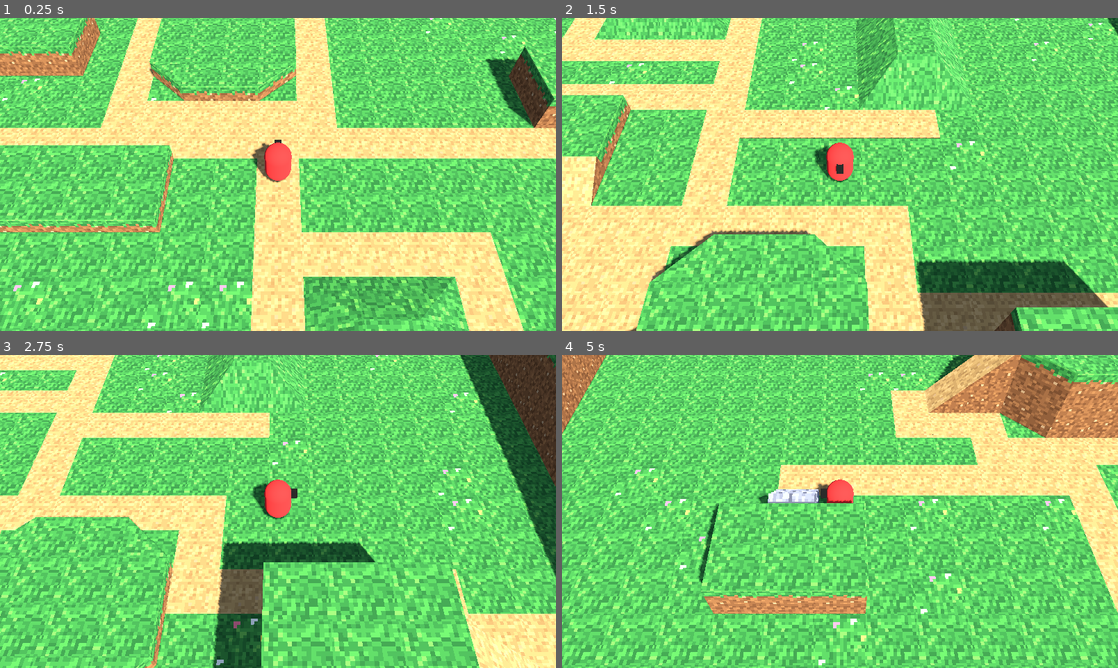
Above: before the commit, frames 1-4 (two rows, left to right).
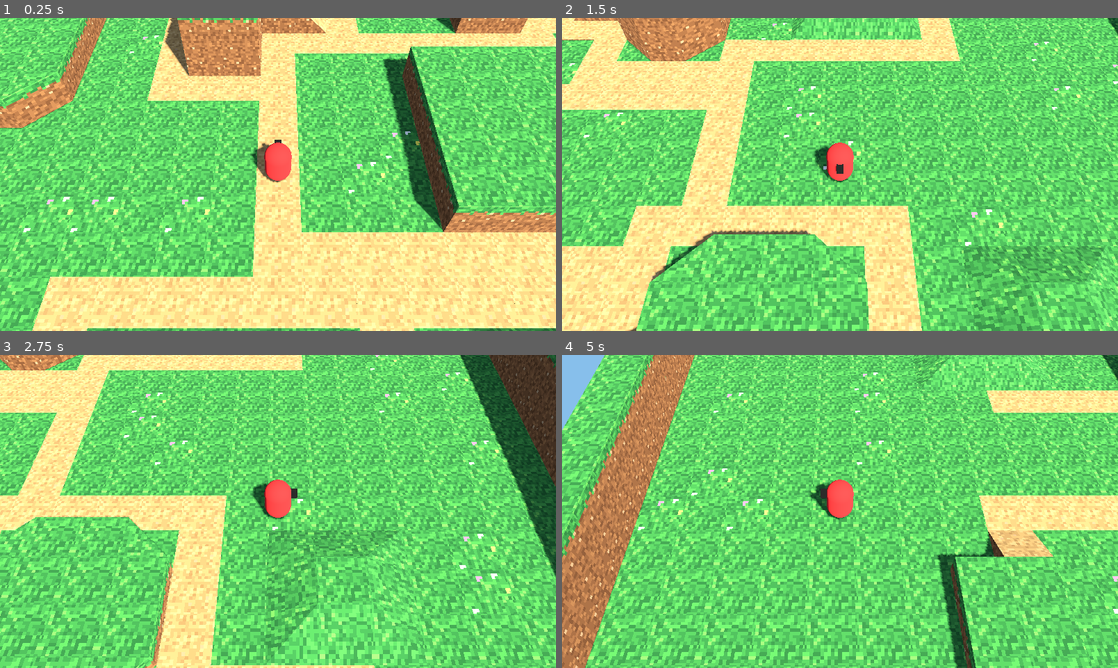
Above: after the commit, the same moments.

Repository: grimechristopher/procedural-game
Game: Godot game, scene res://scenes/main.tscn
Two runs of this game, one before a commit and one after it. Both use one fixed random seed, a clock stepped at 60 frames per second and the inputs below.
Inputs:
- Up to frame 1 (0.25 s): no input
- Up to frame 2 (1.5 s): tap Enter at 0.5 s; hold D (move_right) 0.53-1.28 s; hold R (regenerate) 0.53-1.28 s; hold S (move_down) from 1.28 s (still down); tap Shift (run) at 1.35 s
- Up to frame 3 (2.75 s): release S (move_down) at 2.03 s; hold D (move_right) from 2.03 s (still down); tap X at 2.1 s
- Up to frame 4 (5 s): release D (move_right) at 2.78 s; hold W (move_up) 2.78-3.53 s; tap R (regenerate) at 2.85 s; hold Shift (run) 3.53-4.28 s; hold A (move_left) from 3.53 s (still down); tap X at 4.35 s

The runs differ from the first frame. In frame 1, 60% of the frame differs, in the area x 0-100%, y 0-100%; in frame 2, 31%; in frame 3, 31%; in frame 4, 83%.

Commit message:
Cut platform corners into long diagonal edges
Corners are now cut up to several cells deep, forming 45-degree edges
built from lines of wedges, and platforms can be up to 7x7 so there's
room for them. Cut depth never reaches the middle of a side, where the
ramp lands.

Co-Authored-By: Claude Opus 5.5 <noreply@anthropic.com>
Claude-Session: https://claude.ai/code/session_01QBAyNdiLYtBbpQzeaWaTYf

Diff:
--- a/scripts/world.gd
+++ b/scripts/world.gd
@@ -146,7 +146,7 @@
 	var mound := kind == 3
 	var half := kind == 0 or (mound and rng.randf() < 0.5)
 	var size := Vector2i(rng.randi_range(1, 3), rng.randi_range(1, 3)) if mound \
-		else Vector2i(rng.randi_range(2, 5), rng.randi_range(2, 5))
+		else Vector2i(rng.randi_range(2, 7), rng.randi_range(2, 7))
 	var rect := Rect2i(
 		Vector2i(rng.randi_range(5, map_size.x - size.x - 5), rng.randi_range(5, map_size.y - size.y - 5)),
 		size)
@@ -187,8 +187,11 @@
 			towers.append(rect)
 		else:
 			set_slope(slope, 0, slope_tile, up_dir)
-		if size.x >= 3 and size.y >= 3 and rng.randf() < 0.6:
-			_cut_corners(rect, layers, Tile.HALF_WEDGE if half else Tile.WEDGE)
+		# Cut no deeper than leaves the middle of every side (where the ramp lands) intact.
+		var max_cut := mini((size.x - 1) / 2, (size.y - 1) / 2)
+		if max_cut >= 1 and rng.randf() < 0.7:
+			var depth := rng.randi_range(maxi(1, max_cut - 1), max_cut)
+			_cut_corners(rect, layers, Tile.HALF_WEDGE if half else Tile.WEDGE, depth)
 
 	for c in claim:
 		reserved[c] = true
@@ -196,11 +199,19 @@
 	return true
 
 
-## Replaces a platform's corner cells with wedges, solid side inward.
-func _cut_corners(rect: Rect2i, layers: int, wedge: Tile) -> void:
+## Cuts each corner of a platform off at 45 degrees, depth cells along each
+## side: a diagonal line of wedges (solid side inward) with the cells
+## outside it cleared back to ground.
+func _cut_corners(rect: Rect2i, layers: int, wedge: Tile, depth: int) -> void:
 	for corner in _rect_corners(rect):
-		for layer in layers:
-			set_corner(corner.cell, layer, wedge, corner.inward)
+		for i in depth:
+			for j in depth - i:
+				var cell: Vector2i = corner.cell + Vector2i(i * corner.inward.x, j * corner.inward.y)
+				for layer in layers:
+					if i + j == depth - 1:
+						set_corner(cell, layer, wedge, corner.inward)
+					else:
+						set_cell_item(Vector3i(cell.x, layer, cell.y), INVALID_CELL_ITEM)
 
 
 ## Rings a platform with ramps rising toward it and outer corner slopes.
